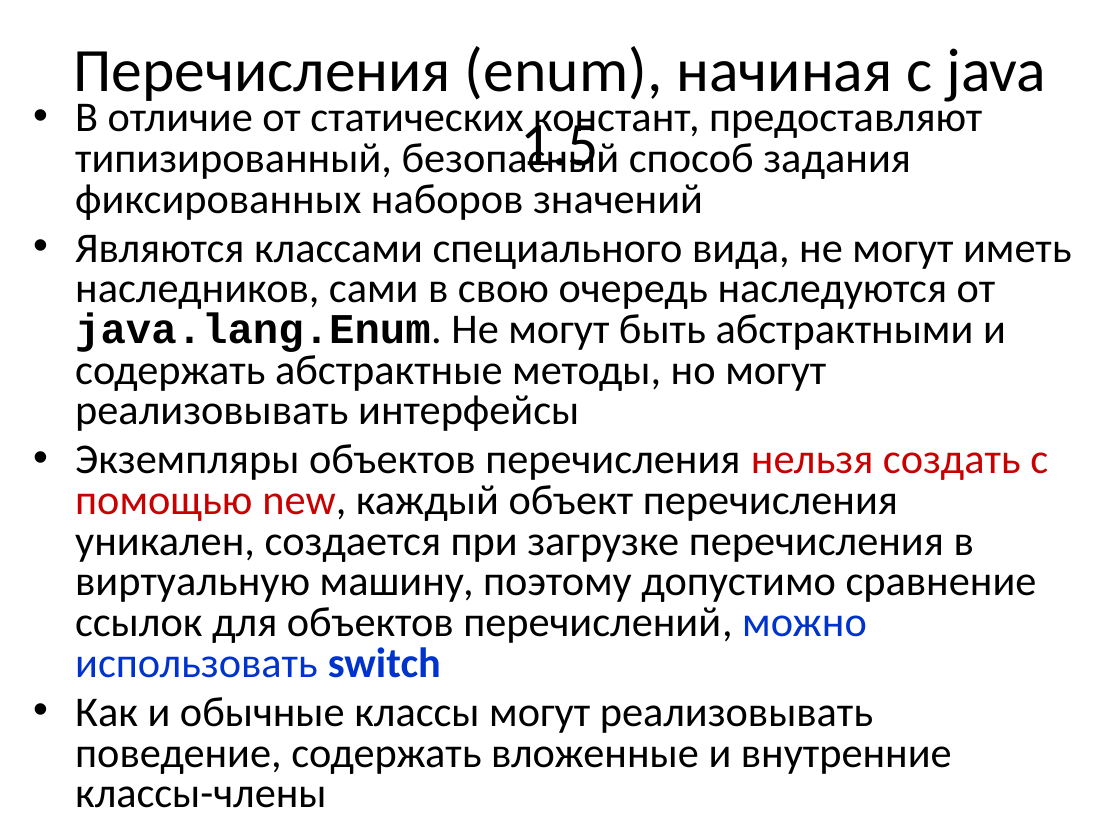
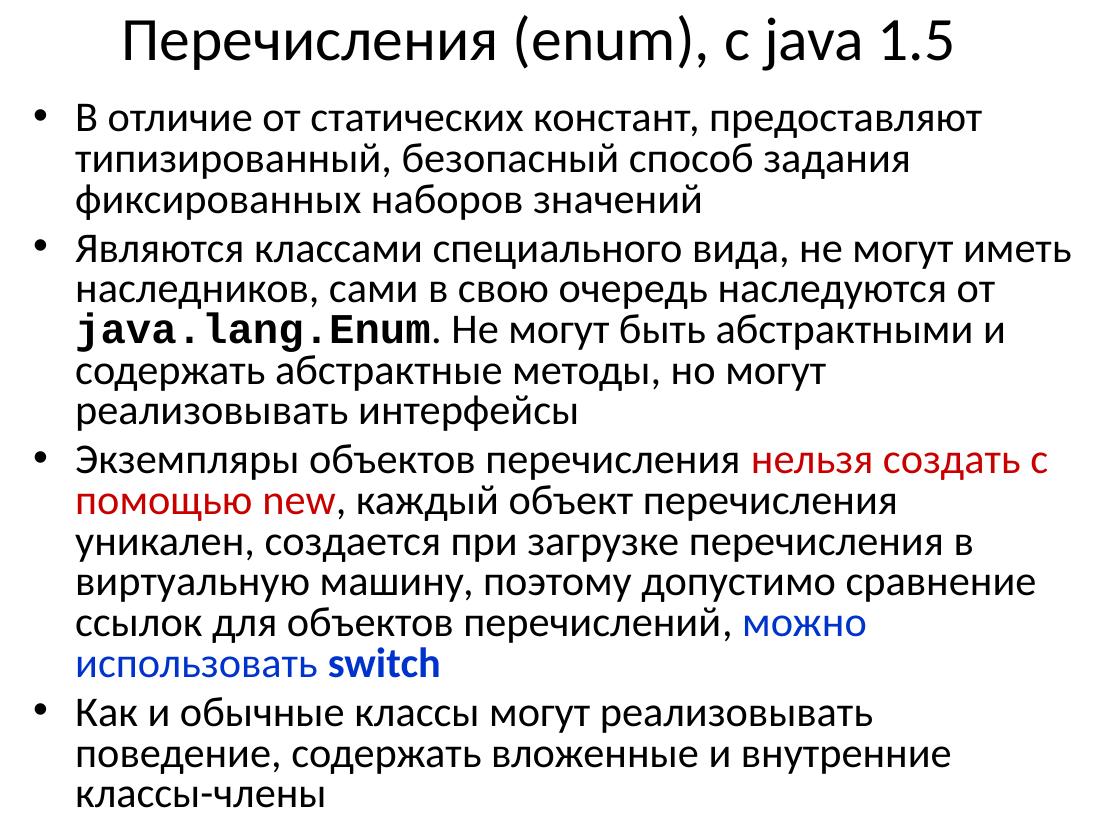
Before and after one commit to a-vodka/java, a slide deck: slide 69 of java-lc3.pptx. Drawn at 1120x840 pixels with LibreOffice and Linux fonts; fonts in the diff are those of the drawing; background and template pictures are left out. Boxes give left, top, right and bottom in pixels: in the first picture for what was removed or moved away, otherwise in the second. Text is boxed around its words. In the diff, an @@ line names an element or a change of style, - is before the commit and + after.

```diff
--- a/java-lc3.pptx
+++ b/java-lc3.pptx
@@ title at [121, 15, 956, 71]: text changed @@
-Перечисления (enum), начиная с java 1.5
+Перечисления (enum), с java 1.5
```
Also in this commit, not shown: 8 other slides changed, 2 other files.
